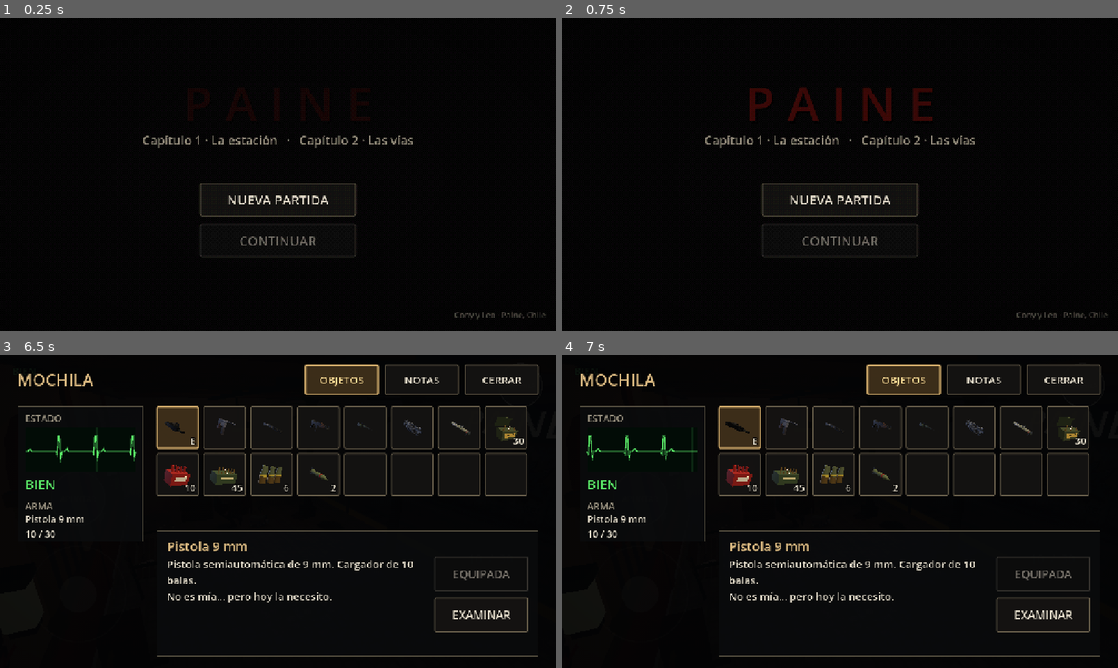
Above: before the commit, frames 1-4 (two rows, left to right).
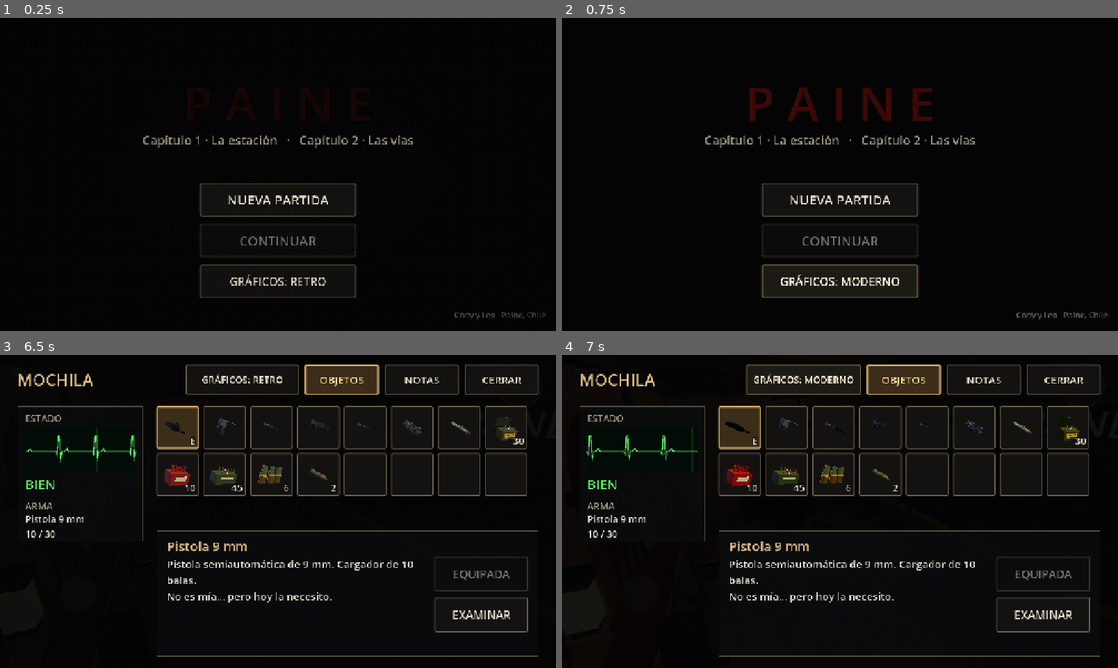
Above: after the commit, the same moments.

Repository: chrisalainibacache/Paine-quest
Game: Godot game, scene res://ui/title/title_screen.tscn
The game is run twice, just before and just after one commit, with the same random seed, the same clock (stepped at 60 frames per second) and the same inputs.
Inputs (mouse positions are in pixels of both pictures, inside the frame that each line leads up to):
- Up to frame 1 (0.25 s): no input
- Up to frame 2 (0.75 s): click (840, 280) at 0.5 s, where only the run after the commit has a clickable "GRÁFICOS: RETRO"
- Up to frame 3 (6.5 s): click (278, 617) at 1.25 s, where only the run after the commit has a clickable "GRÁFICOS: MODERNO"; click "NUEVA PARTIDA" at 2 s; tap Enter (ui_accept) at 2.75, 3.02, 6.02 s; move the mouse to (400, 495) at 2.77 s; hold D (move_right) 2.78-3.5 s; hold K (aim) 2.78-3.5 s; click (400, 495) at 2.92 s; drag from (166, 527) to (250, 574) at 3.52 s; move the mouse to (333, 442) at 4.27 s; hold D (move_right) 4.28-5 s; tap E (interact) at 4.35 s; drag from (250, 574) to (111, 464) at 5.02 s; move the mouse to (444, 558) at 5.77 s; hold A (move_left) from 5.78 s (still down); tap Space at 5.85 s; tap I (inventory) at 6.4 s
- Up to frame 4 (7 s): release A (move_left) at 6.5 s; click (806, 380) at 6.5 s, where only the run after the commit has a clickable "GRÁFICOS: RETRO"

The runs differ from the first frame. In frame 1, 0.5% of the frame differs, in the area x 36-64%, y 78-90%; in frame 2, 1.9%, in the area x 35-98%, y 78-96%; in frame 3, 0.4%; in frame 4, 1.3%.

Commit message:
Modo gráfico Moderno: interruptor Retro/Moderno en título y mochila
- Texturas 1K con mapa normal y rugosidad (ambientCG, ETC2) generadas por
  tools/make_modern_textures.py.
- shaders/modern_surface.gdshader: triplanar con relieve y brillos.
- GraphicsSettings: cambia materiales, ambiente (tonemap, glow), sombra en
  la luz principal, MSAA 4x y oculta el filtro PS1; se guarda en user://.
- Prueba del interruptor en systems_test.

Co-Authored-By: Claude Opus 5.5 <noreply@anthropic.com>
Claude-Session: https://claude.ai/code/session_01JEaRkRBEtcTbxdj5X3J2Qv

Diff:
--- /dev/null
+++ b/shaders/modern_surface.gdshader
@@ -0,0 +1,112 @@
+// Superficie de escenario para el modo gráfico Moderno.
+// Misma lógica que ps1_surface (triplanar en el mundo, anti-repetición, suciedad)
+// pero con filtrado suave, relieve (mapa normal) y rugosidad (brillos).
+// Para el teléfono: color triplanar (6 muestras) y normal/rugosidad solo en el
+// eje dominante (2 muestras); las salas son casi todo cajas alineadas.
+shader_type spatial;
+render_mode diffuse_lambert, specular_schlick_ggx;
+
+uniform sampler2D albedo_tex : source_color, filter_linear_mipmap_anisotropic, repeat_enable;
+uniform sampler2D normal_tex : hint_normal, filter_linear_mipmap, repeat_enable;
+uniform sampler2D rough_tex : hint_roughness_gray, filter_linear_mipmap, repeat_enable;
+uniform vec3 tint : source_color = vec3(1.0);
+uniform float tile_meters = 2.0;
+uniform float detail_mix : hint_range(0.0, 1.0) = 0.3;
+uniform float macro_strength : hint_range(0.0, 1.0) = 0.3;
+uniform float macro_scale = 0.35;
+uniform float grime_height = 1.1;
+uniform float grime_strength : hint_range(0.0, 1.0) = 0.5;
+uniform vec3 grime_color : source_color = vec3(0.32, 0.27, 0.2);
+uniform float floor_y = 0.0;
+// Fuerza del relieve y ajuste de la rugosidad.
+uniform float normal_strength : hint_range(0.0, 2.0) = 1.0;
+uniform float roughness_min : hint_range(0.0, 1.0) = 0.35;
+uniform float roughness_max : hint_range(0.0, 1.0) = 1.0;
+
+varying vec3 world_pos;
+varying vec3 world_normal;
+
+float hash(vec2 p) {
+    return fract(sin(dot(p, vec2(127.1, 311.7))) * 43758.5453);
+}
+
+float value_noise(vec2 p) {
+    vec2 i = floor(p);
+    vec2 f = fract(p);
+    f = f * f * (3.0 - 2.0 * f);
+    float a = hash(i);
+    float b = hash(i + vec2(1.0, 0.0));
+    float c = hash(i + vec2(0.0, 1.0));
+    float d = hash(i + vec2(1.0, 1.0));
+    return mix(mix(a, b, f.x), mix(c, d, f.x), f.y);
+}
+
+float fbm(vec2 p) {
+    return value_noise(p) * 0.65 + value_noise(p * 2.7 + 13.1) * 0.35;
+}
+
+vec3 triplanar(vec3 p, vec3 w, float scale) {
+    vec3 x = texture(albedo_tex, p.zy * scale).rgb;
+    vec3 y = texture(albedo_tex, p.xz * scale).rgb;
+    vec3 z = texture(albedo_tex, p.xy * scale).rgb;
+    return x * w.x + y * w.y + z * w.z;
+}
+
+void vertex() {
+    world_pos = (MODEL_MATRIX * vec4(VERTEX, 1.0)).xyz;
+    world_normal = normalize((MODEL_MATRIX * vec4(NORMAL, 0.0)).xyz);
+}
+
+void fragment() {
+    vec3 n = normalize(world_normal);
+    vec3 w = pow(abs(n), vec3(4.0));
+    w /= (w.x + w.y + w.z);
+    float scale = 1.0 / tile_meters;
+
+    vec3 base = triplanar(world_pos, w, scale);
+    vec3 alt = triplanar(world_pos.zyx + vec3(3.7, 1.3, 5.1), w.zyx, scale * 0.61);
+    vec3 col = mix(base, alt, detail_mix * fbm(world_pos.xz * 0.5 + world_pos.y * 0.3));
+
+    vec2 mp = (world_pos.xz + world_pos.yy * vec2(0.7, -0.4)) * macro_scale;
+    float macro = fbm(mp);
+    col *= mix(1.0 - macro_strength, 1.0 + macro_strength * 0.6, macro);
+    col = mix(col, col * vec3(1.06, 0.97, 0.88), smoothstep(0.4, 0.9, fbm(mp * 1.9 + 7.0)));
+
+    float vertical = 1.0 - abs(n.y);
+    float h = world_pos.y - floor_y;
+    float grime = (1.0 - smoothstep(0.0, grime_height, h + (fbm(world_pos.xz * 2.0 + world_pos.y) - 0.5) * 0.5));
+    float dirt = grime * grime_strength * vertical;
+    col = mix(col, col * grime_color * 1.6, dirt);
+
+    // Eje dominante: UV, tangente y bitangente en el mundo.
+    vec3 an = abs(n);
+    vec2 uv;
+    vec3 t;
+    vec3 b;
+    if (an.x >= an.y && an.x >= an.z) {
+        uv = world_pos.zy;
+        t = vec3(0.0, 0.0, 1.0);
+        b = vec3(0.0, 1.0, 0.0);
+    } else if (an.y >= an.z) {
+        uv = world_pos.xz;
+        t = vec3(1.0, 0.0, 0.0);
+        b = vec3(0.0, 0.0, 1.0);
+    } else {
+        uv = world_pos.xy;
+        t = vec3(1.0, 0.0, 0.0);
+        b = vec3(0.0, 1.0, 0.0);
+    }
+    uv *= scale;
+    // El normal puede venir comprimido en dos canales: se reconstruye z.
+    vec2 nxy = (texture(normal_tex, uv).rg * 2.0 - 1.0) * normal_strength;
+    // La textura crece hacia abajo en V: se invierte la componente vertical.
+    nxy.y = -nxy.y;
+    float nz = sqrt(max(1.0 - dot(nxy, nxy), 0.0));
+    vec3 wn = normalize(t * nxy.x + b * nxy.y + n * nz);
+    NORMAL = normalize((VIEW_MATRIX * vec4(wn, 0.0)).xyz);
+
+    float r = texture(rough_tex, uv).r;
+    ALBEDO = col * tint;
+    // La suciedad es mate.
+    ROUGHNESS = mix(mix(roughness_min, roughness_max, r), 1.0, dirt);
+}
--- /dev/null
+++ b/systems/graphics_settings.gd
@@ -0,0 +1,169 @@
+class_name GraphicsSettings
+## Modo gráfico: Retro (PS1: texturas pixeladas, filtro de pantalla) o Moderno
+## (texturas HD con relieve, luz con brillos, sombras, sin filtro). La
+## jugabilidad no cambia. El modo se guarda en user:// y se aplica al cargar
+## cada sala y al tocar el botón GRÁFICOS.
+
+const PATH := "user://ajustes.cfg"
+const RETRO_SHADER := preload("res://shaders/ps1_surface.gdshader")
+const MODERN_SHADER := preload("res://shaders/modern_surface.gdshader")
+const MODERN_TEX := "res://assets/environment/textures_modern/"
+## Luces con sombra en modo Moderno (además de la luna). Más es caro en el teléfono.
+const SHADOW_LIGHTS := 1
+
+static var _modern := false
+static var _loaded := false
+## Material retro -> su versión moderna (se crea una sola vez).
+static var _modern_of := {}
+static var _env_of := {}
+
+
+static func is_modern() -> bool:
+    _load()
+    return _modern
+
+
+static func set_modern(value: bool) -> void:
+    _load()
+    _modern = value
+    var cfg := ConfigFile.new()
+    cfg.set_value("graficos", "modo", "moderno" if value else "retro")
+    cfg.save(PATH)
+
+
+## Cambia de modo y lo aplica a todo lo que está en pantalla.
+static func toggle(tree: SceneTree) -> void:
+    set_modern(not is_modern())
+    apply(tree.root)
+
+
+static func _load() -> void:
+    if _loaded:
+        return
+    _loaded = true
+    var cfg := ConfigFile.new()
+    if cfg.load(PATH) == OK:
+        _modern = cfg.get_value("graficos", "modo", "retro") == "moderno"
+
+
+## Recorre el árbol (incluidos los hijos internos, como la malla de KitBlock)
+## y deja materiales, luces, ambiente y filtro según el modo actual.
+static func apply(root: Node) -> void:
+    var modern := is_modern()
+    var lights: Array[OmniLight3D] = []
+    _walk(root, modern, lights)
+    _set_shadows(lights, modern)
+    var viewport := root.get_viewport()
+    if viewport:
+        # MSAA es casi gratis en GPUs de celular (Mali) y quita los serruchos.
+        viewport.msaa_3d = Viewport.MSAA_4X if modern else Viewport.MSAA_DISABLED
+
+
+static func _walk(node: Node, modern: bool, lights: Array[OmniLight3D]) -> void:
+    if node is GeometryInstance3D:
+        _apply_geometry(node as GeometryInstance3D, modern)
+    elif node is WorldEnvironment:
+        var world_env := node as WorldEnvironment
+        world_env.environment = _environment(world_env.environment, modern)
+    elif node is DirectionalLight3D:
+        # La luna es débil: su sombra casi no se ve y cuesta un pase entero.
+        (node as DirectionalLight3D).shadow_enabled = false
+    elif node is OmniLight3D:
+        lights.append(node as OmniLight3D)
+    elif node is CanvasLayer and node.is_in_group("ps1_filter"):
+        (node as CanvasLayer).visible = not modern
+    for i in node.get_child_count(true):
+        _walk(node.get_child(i, true), modern, lights)
+
+
+static func _apply_geometry(geo: GeometryInstance3D, modern: bool) -> void:
+    if geo.material_override:
+        geo.material_override = _material(geo.material_override, modern)
+    var mesh_instance := geo as MeshInstance3D
+    if mesh_instance == null or mesh_instance.mesh == null:
+        return
+    for i in mesh_instance.get_surface_override_material_count():
+        var override := mesh_instance.get_surface_override_material(i)
+        if override:
+            mesh_instance.set_surface_override_material(i, _material(override, modern))
+        else:
+            var own := mesh_instance.mesh.surface_get_material(i)
+            if own:
+                _material(own, modern)
+
+
+## Devuelve el material que corresponde al modo (puede ser el mismo, ajustado).
+static func _material(mat: Material, modern: bool) -> Material:
+    if mat is ShaderMaterial:
+        var shader_mat := mat as ShaderMaterial
+        if modern and shader_mat.shader == RETRO_SHADER:
+            if not _modern_of.has(shader_mat):
+                _modern_of[shader_mat] = _make_modern(shader_mat)
+            return _modern_of[shader_mat]
+        if not modern and shader_mat.has_meta("retro_source"):
+            return shader_mat.get_meta("retro_source")
+    elif mat is BaseMaterial3D:
+        # Personajes, objetos y manchas: pixelado en Retro, suave en Moderno.
+        var base := mat as BaseMaterial3D
+        if not base.has_meta("retro_filter"):
+            base.set_meta("retro_filter", base.texture_filter)
+        base.texture_filter = BaseMaterial3D.TEXTURE_FILTER_LINEAR_WITH_MIPMAPS_ANISOTROPIC if modern else base.get_meta("retro_filter")
+    return mat
+
+
+static func _make_modern(retro: ShaderMaterial) -> ShaderMaterial:
+    var mat := ShaderMaterial.new()
+    mat.shader = MODERN_SHADER
+    mat.render_priority = retro.render_priority
+    for uniform: Dictionary in RETRO_SHADER.get_shader_uniform_list():
+        var uname: String = uniform["name"]
+        var value: Variant = retro.get_shader_parameter(uname)
+        if value != null:
+            mat.set_shader_parameter(uname, value)
+    var albedo := retro.get_shader_parameter("albedo_tex") as Texture2D
+    if albedo:
+        var tex_name := albedo.resource_path.get_file().get_basename()
+        var color_path := MODERN_TEX + tex_name + "_color.jpg"
+        if ResourceLoader.exists(color_path):
+            mat.set_shader_parameter("albedo_tex", load(color_path))
+            mat.set_shader_parameter("normal_tex", load(MODERN_TEX + tex_name + "_normal.jpg"))
+            mat.set_shader_parameter("rough_tex", load(MODERN_TEX + tex_name + "_rough.jpg"))
+    mat.set_meta("retro_source", retro)
+    return mat
+
+
+static func _environment(env: Environment, modern: bool) -> Environment:
+    if env == null:
+        return env
+    if not modern:
+        return env.get_meta("retro_source") if env.has_meta("retro_source") else env
+    if env.has_meta("retro_source"):
+        return env
+    if not _env_of.has(env):
+        var hd := env.duplicate() as Environment
+        hd.tonemap_mode = Environment.TONE_MAPPER_FILMIC
+        hd.tonemap_exposure = 1.0
+        hd.tonemap_white = 6.0
+        # Las luces y sombras pesan más: algo menos de luz ambiente.
+        hd.ambient_light_energy = env.ambient_light_energy * 0.8
+        hd.glow_enabled = true
+        hd.glow_intensity = 0.7
+        hd.glow_bloom = 0.04
+        hd.glow_hdr_threshold = 0.9
+        hd.adjustment_enabled = true
+        hd.adjustment_contrast = 1.08
+        hd.adjustment_saturation = 1.06
+        hd.set_meta("retro_source", env)
+        _env_of[env] = hd
+    return _env_of[env]
+
+
+## Sombras solo en las luces más fuertes de la sala (presupuesto del teléfono).
+static func _set_shadows(lights: Array[OmniLight3D], modern: bool) -> void:
+    lights.sort_custom(func(a: OmniLight3D, b: OmniLight3D) -> bool:
+        return a.light_energy * a.omni_range > b.light_energy * b.omni_range)
+    for i in lights.size():
+        var light := lights[i]
+        light.shadow_enabled = modern and i < SHADOW_LIGHTS
+        light.omni_shadow_mode = OmniLight3D.SHADOW_CUBE
+        light.shadow_bias = 0.08
--- a/systems/scene_loader.gd
+++ b/systems/scene_loader.gd
@@ -95,6 +95,8 @@
     var scene := load(room_path) as PackedScene
     room = scene.instantiate() as Room
     world.add_child(room)
+    # Modo gráfico (Retro / Moderno) sobre la sala recién armada.
+    GraphicsSettings.apply(room)
     GameState.room_path = room_path
     GameState.spawn_id = spawn_id
 
--- a/tests/systems_test.gd
+++ b/tests/systems_test.gd
@@ -26,6 +26,7 @@
     var player: Player = main.player
     _inventory_rules()
     await _leo_warns(player)
+    _graphics_modes()
     for enemy in main.room.get_tree().get_nodes_in_group("enemies"):
         enemy.free()
     await _pickup_and_note(player)
@@ -61,6 +62,27 @@
     leo.global_position = Vector3(-5.5, 0.05, 3.4)
     await _seconds(0.8)
     _check(not leo.is_alert(), "lejos de los infectados, Leo se calma")
+
+
+## Interruptor Retro / Moderno: cambia materiales, ambiente y filtro, y vuelve.
+func _graphics_modes() -> void:
+    var block := main.room.find_children("*", "KitBlock", true, false)[0] as KitBlock
+    var mesh := block.get_child(0, true) as MeshInstance3D
+    var filter := main.get_node("PS1Filter") as CanvasLayer
+    GraphicsSettings.set_modern(true)
+    GraphicsSettings.apply(main)
+    var mat := mesh.material_override as ShaderMaterial
+    _check(mat.shader == GraphicsSettings.MODERN_SHADER and mat.get_shader_parameter("normal_tex") != null,
+        "gráficos modernos: muros con shader HD y relieve")
+    _check(not filter.visible, "gráficos modernos: sin filtro PS1")
+    var shadows := 0
+    for light: OmniLight3D in main.room.find_children("*", "OmniLight3D", true, false):
+        shadows += 1 if light.shadow_enabled else 0
+    _check(shadows == GraphicsSettings.SHADOW_LIGHTS, "gráficos modernos: %d luz con sombra" % shadows)
+    GraphicsSettings.set_modern(false)
+    GraphicsSettings.apply(main)
+    mat = mesh.material_override as ShaderMaterial
+    _check(mat.shader == GraphicsSettings.RETRO_SHADER and filter.visible, "gráficos retro: vuelve el look PS1")
 
 
 func _pickup_and_note(player: Player) -> void:
--- a/tools/capture_rooms.gd
+++ b/tools/capture_rooms.gd
@@ -15,6 +15,10 @@
 
 func _run() -> void:
     SaveSystem.save_path = "user://captura.json"
+    # PAINE_GRAFICOS=moderno|retro elige el modo gráfico de las capturas.
+    var mode := OS.get_environment("PAINE_GRAFICOS")
+    if mode != "":
+        GraphicsSettings.set_modern(mode == "moderno")
     GameState.new_game()
     GameState.give_pistol()
     change_scene_to_file("res://main.tscn")
--- /dev/null
+++ b/ui/graphics_toggle.gd
@@ -0,0 +1,21 @@
+extends Button
+## Botón "GRÁFICOS: RETRO / MODERNO" (título y mochila). Cambia el modo al tiro,
+## sobre lo que está en pantalla.
+
+
+func _ready() -> void:
+    focus_mode = Control.FOCUS_NONE
+    pressed.connect(_on_pressed)
+    _refresh()
+    # Al abrir la pantalla deja todo según el modo guardado (filtro incluido).
+    GraphicsSettings.apply.call_deferred(get_tree().root)
+
+
+func _on_pressed() -> void:
+    Sfx.play("menu", null, -6.0)
+    GraphicsSettings.toggle(get_tree())
+    _refresh()
+
+
+func _refresh() -> void:
+    text = "GRÁFICOS: MODERNO" if GraphicsSettings.is_modern() else "GRÁFICOS: RETRO"
--- a/ui/inventory/inventory_menu.tscn
+++ b/ui/inventory/inventory_menu.tscn
@@ -1,8 +1,9 @@
 [gd_scene format=3]
 
 [ext_resource type="Script" path="res://ui/inventory/inventory_menu.gd" id="1_inventory_me"]
-[ext_resource type="Script" path="res://ui/inventory/ecg.gd" id="2_ecg"]
-[ext_resource type="Script" path="res://ui/inventory/item_view.gd" id="3_item_view"]
+[ext_resource type="Script" path="res://ui/graphics_toggle.gd" id="2_graphics_tog"]
+[ext_resource type="Script" path="res://ui/inventory/ecg.gd" id="3_ecg"]
+[ext_resource type="Script" path="res://ui/inventory/item_view.gd" id="4_item_view"]
 
 [sub_resource type="StyleBoxFlat" id="StyleBoxFlat_1"]
 bg_color = Color(0.04, 0.045, 0.05, 0.85)
@@ -48,6 +49,13 @@
 size_flags_horizontal = 3
 vertical_alignment = 1
 
+[node name="Graphics" type="Button" parent="Root/Header"]
+text = "GRÁFICOS: RETRO"
+theme_override_font_sizes/font_size = 22
+focus_mode = 0
+custom_minimum_size = Vector2(260, 64)
+script = ExtResource("2_graphics_tog")
+
 [node name="ItemsTab" type="Button" parent="Root/Header"]
 text = "OBJETOS"
 theme_override_font_sizes/font_size = 24
--- a/ui/ps1_filter.tscn
+++ b/ui/ps1_filter.tscn
@@ -5,7 +5,7 @@
 [sub_resource type="ShaderMaterial" id="ShaderMaterial_1"]
 shader = ExtResource("1_ps1_screen")
 
-[node name="PS1Filter" type="CanvasLayer"]
+[node name="PS1Filter" type="CanvasLayer" groups=["ps1_filter"]]
 layer = 1
 
 [node name="Screen" type="ColorRect" parent="."]
--- a/ui/title/title_screen.tscn
+++ b/ui/title/title_screen.tscn
@@ -1,7 +1,8 @@
 [gd_scene format=3]
 
 [ext_resource type="Script" path="res://ui/title/title_screen.gd" id="1_title_screen"]
-[ext_resource type="PackedScene" path="res://ui/ps1_filter.tscn" id="2_ps1_filter"]
+[ext_resource type="Script" path="res://ui/graphics_toggle.gd" id="2_graphics_tog"]
+[ext_resource type="PackedScene" path="res://ui/ps1_filter.tscn" id="3_ps1_filter"]
 
 [node name="TitleScreen" type="Control"]
 script = ExtResource("1_title_screen")
@@ -58,7 +59,7 @@
 offset_left = -180.0
 offset_top = 380.0
 offset_right = 180.0
-offset_bottom = 560.0
+offset_bottom = 654.0
 theme_override_constants/separation = 18
 
 [node name="NewGame" type="Button" parent="Menu"]
@@ -72,6 +73,12 @@
 text = "CONTINUAR"
 theme_override_font_sizes/font_size = 30
 focus_mode = 0
+
+[node name="Graphics" type="Button" parent="Menu"]
+custom_minimum_size = Vector2(0, 76)
+text = "GRÁFICOS: RETRO"
+theme_override_font_sizes/font_size = 26
+script = ExtResource("2_graphics_tog")
 
 [node name="Credits" type="Label" parent="."]
 anchors_preset = 3
Not shown, added: assets/environment/textures_modern/LICENSE.txt
Binary file added: assets/environment/textures_modern/asphalt_color.jpg
Not shown, added: assets/environment/textures_modern/asphalt_color.jpg.import
Binary file added: assets/environment/textures_modern/asphalt_cracked_color.jpg
Not shown, added: assets/environment/textures_modern/asphalt_cracked_color.jpg.import
Binary file added: assets/environment/textures_modern/asphalt_cracked_normal.jpg
Not shown, added: assets/environment/textures_modern/asphalt_cracked_normal.jpg.import
Binary file added: assets/environment/textures_modern/asphalt_cracked_rough.jpg
Not shown, added: assets/environment/textures_modern/asphalt_cracked_rough.jpg.import
Binary file added: assets/environment/textures_modern/asphalt_normal.jpg
Not shown, added: assets/environment/textures_modern/asphalt_normal.jpg.import
Binary file added: assets/environment/textures_modern/asphalt_rough.jpg
(and 80 more such lines)
